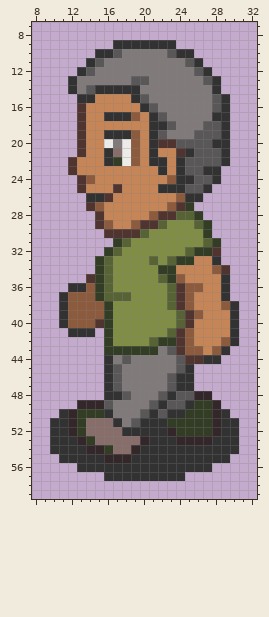
Two states of a pixel-art sprite, assets/Run.png. Above is the file before it was changed.
The file is 80x120 pixels, drawn in blocks of 2x2; one block is one cell here. Shown: x 8..32, y 7..59.
After the commit:
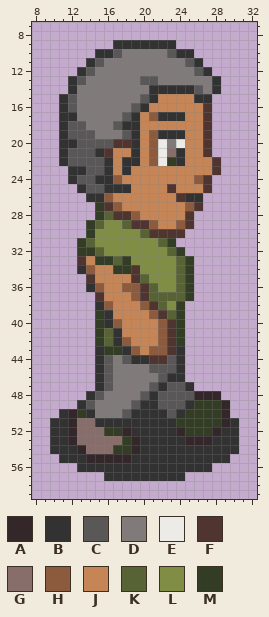
Palette (. is transparent): A #33272a  B #323232  C #595757  D #807b7a  E #ecebe7  F #4f342f  G #886e6a  H #8c5b3e  J #c68556  K #586335  L #7f8e44  M #333c24
Changes in this commit:
Changed rows in their new state; - is an unchanged pixel.
first column x 11:
13 --C-----D-C-----D---
14 ---DDDDDD-BBBBBC----
15 BCDDDDDDD-BJJJJBB..-
16 BCDDDDDDC-JJJJJJF..-
17 BBDDDDDCB-HBBBJJF..-
18 BCCDDDCBB-JJJJJJF..-
19 BCCCDDDCB-HBBBJJF..-
20 BBCCCCFFB-HEDEJJF..-
21 BCCCBFJJB-HEGBJJF..-
22 BCCCC-JBB-HEM-JJJF.-
23 -BBCCB-B---J-JJJJF--
24 -BCCBBH-----JJJHF.--
25 --BCCBBB---JFJJJF---
26 -----H-------F------
27 ---.MFH-----JJHF----
28 ----MKFFH-JJJJF.----
29 ---MKLLKF-HJJHF..---
30 ---MLLLLL-FFFF...---
31 --MKLLLL---KM.....--
32 --MMKLL-----KM....--
33 --FJ-MKM--L-LK-...--
34 --BHJJMMF--LLKM....-
35 ----JJJJFK-LLKM....-
36 -..BHJJHHFK-LKM....-
37 ....FJJJHFKK-KM....-
38 ....BHJJJHFKLM......
39 ....MBJJJJHFKM......
40 ....MBHJJJJHFM......
41 -...MKBJJJJHFM......
42 ----MKBHJJJHFM......
43 ----B--BHJHHFB.....-
44 ----BC--BBFFCB....--
45 ----BCD---CCCB.-----
46 ----BCD----CB-.-----
47 ----BCD---CB-C------
48 ---BCDDD-CB-C----A--
49 --BCDD--CBBC-----MA-
50 ---BDD-CBB-BC----MA-
51 --G-BB-BB---B----MA-
52 --G--MMA----BA------
53 -AGG---MAB---B------
54 --AGGGMM------------
55 ---AA---------------
Boxes around the changes in both pictures, in picture pixels (x1, y1, x2, y2):
changed: (59, 76, 239, 463)
